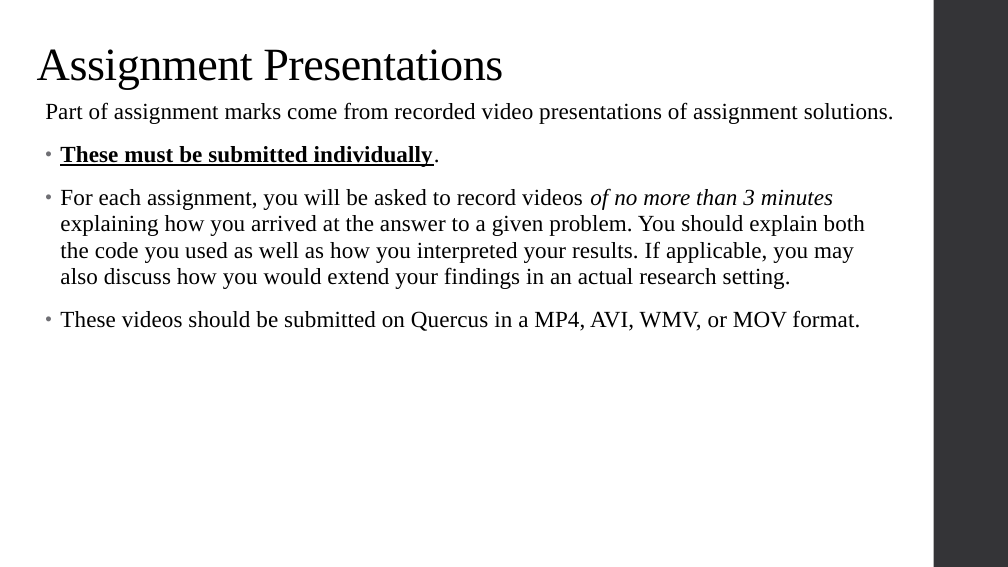
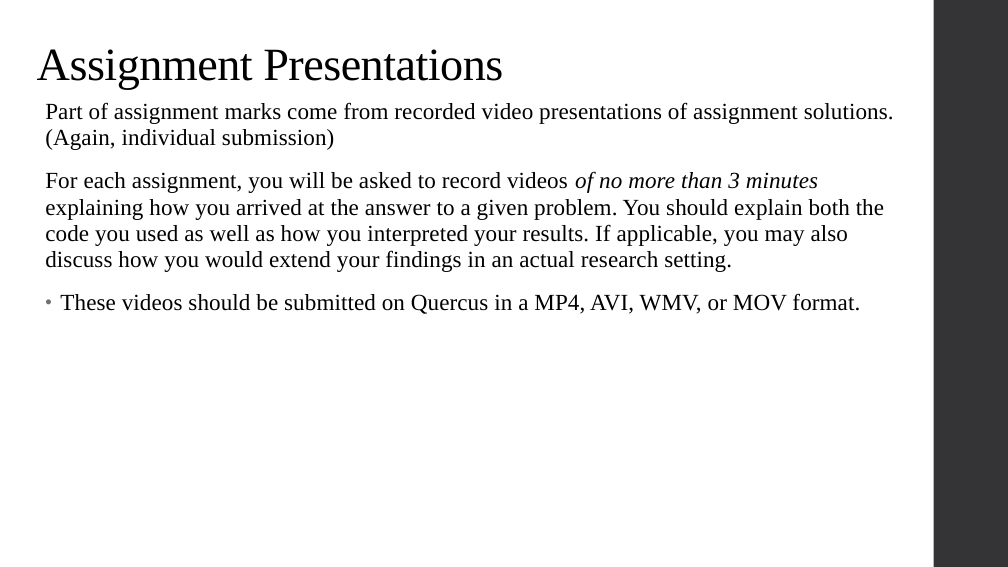
Before and after one commit to alex-hoagland/HAD5744, a slide deck: slide 12 of Lecture01_Introduction/Lecture1_Frameworks.pptx (slide 9 before the commit). Drawn at 1008x567 pixels with LibreOffice and Linux fonts; fonts in the diff are those of the drawing. Boxes give left, top, right and bottom in pixels: in the first picture for what was removed or moved away, otherwise in the second. Text is boxed around its words. In the diff, an @@ line names an element or a change of style, - is before the commit and + after.

```diff
--- a/Lecture01_Introduction/Lecture1_Frameworks.pptx
+++ b/Lecture01_Introduction/Lecture1_Frameworks.pptx
@@ text at (x1=45, y1=102, x2=894, y2=150): text changed @@
-Part of assignment marks come from recorded video presentations of assignment solutions.
-• These must be submitted individually.
+Part of assignment marks come from recorded video presentations of assignment solutions. (Again, individual submission)
@@ text at (x1=45, y1=172, x2=884, y2=272): bullet • to none @@
```
Also in this commit, not shown: 14 other slides changed, 9 slides added, 4 slides removed, 1 other file.
